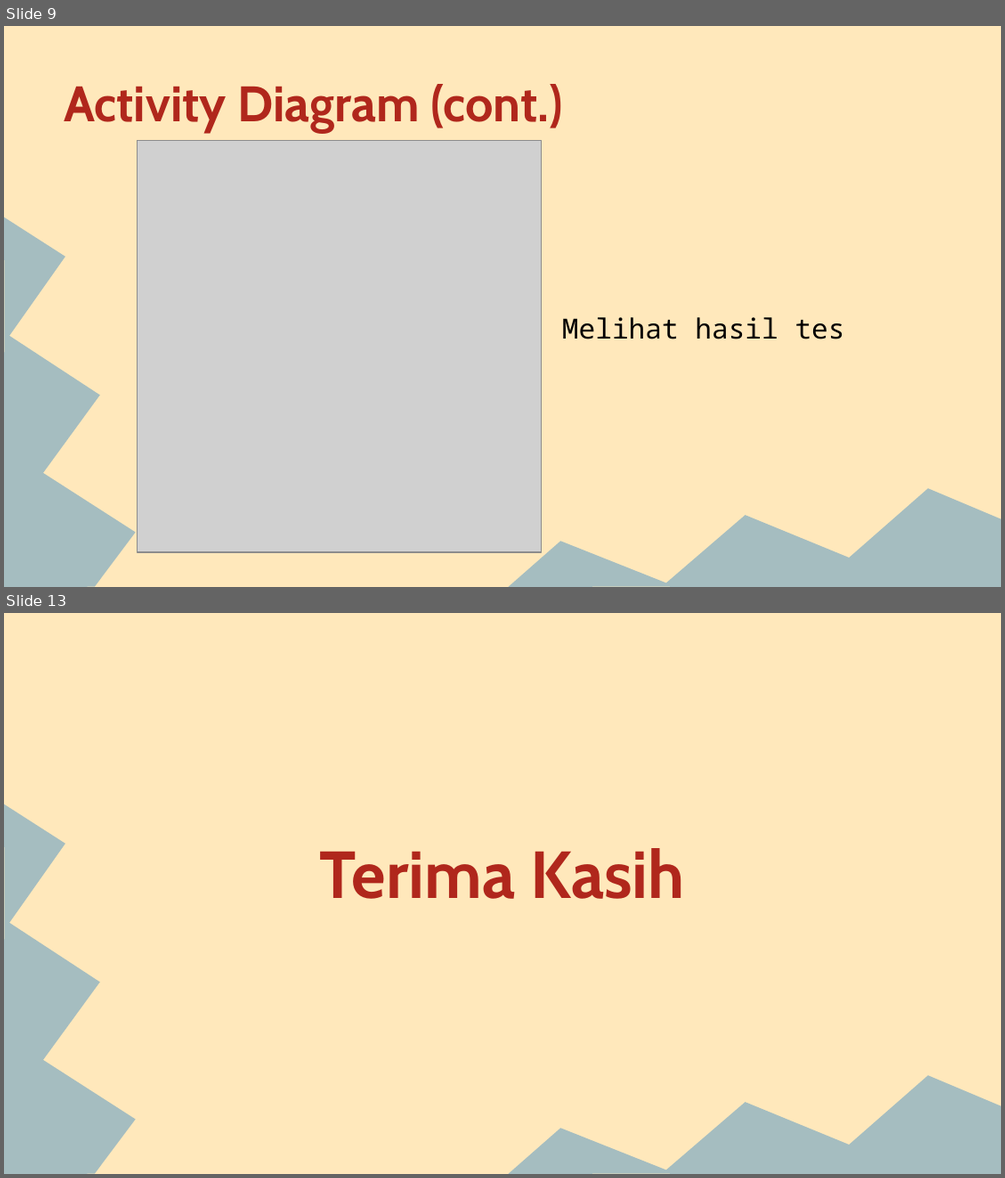
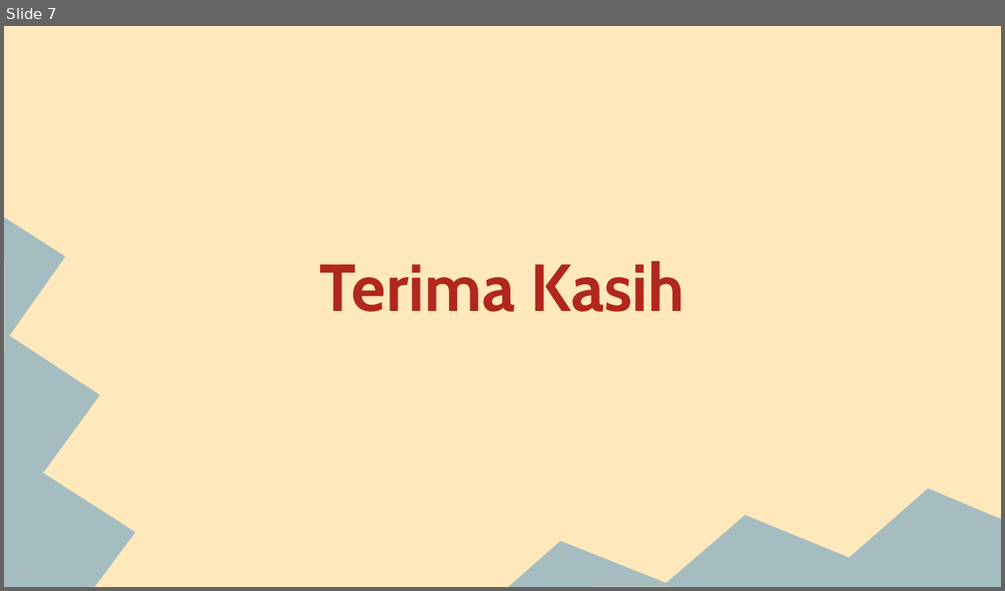
Before and after one commit to kikiiramdhani123/basdat-dan-psbo, a slide deck: PPT Presentasi Akhir.pptx. Shown one above the other, each under a label of ours: slides 9 and 13 before the commit, slide 7 after it; the slides between them are not shown. The pictures are 1005x1178 and 1005x591 pixels, drawn with LibreOffice and Linux fonts; fonts in the diff are those of the drawing; grey boxes stand for pictures. Boxes give left, top, right and bottom in pixels: in the first picture for what was removed or moved away, otherwise in the second. Text is boxed around its words. In the diff, an @@ line names an element or a change of style, - is before the commit and + after.

```diff
--- a/PPT Presentasi Akhir.pptx
+++ b/PPT Presentasi Akhir.pptx
@@ slide 9 removed at (4, 26, 1001, 587), background #FFE8BB; not listed: 2 template elements that a slide beside it also shows @@
@@ title removed at (64, 84, 562, 133) @@
-Activity Diagram (cont.)
@@ picture removed at (137, 141, 542, 552) @@
@@ text removed at (562, 317, 845, 339) @@
-Melihat hasil tes
@@ what was slide 13 is now slide 7 @@
```
Also in this commit, not shown: 2 slides changed, 4 slides added, 9 other slides removed, 6 other files.
